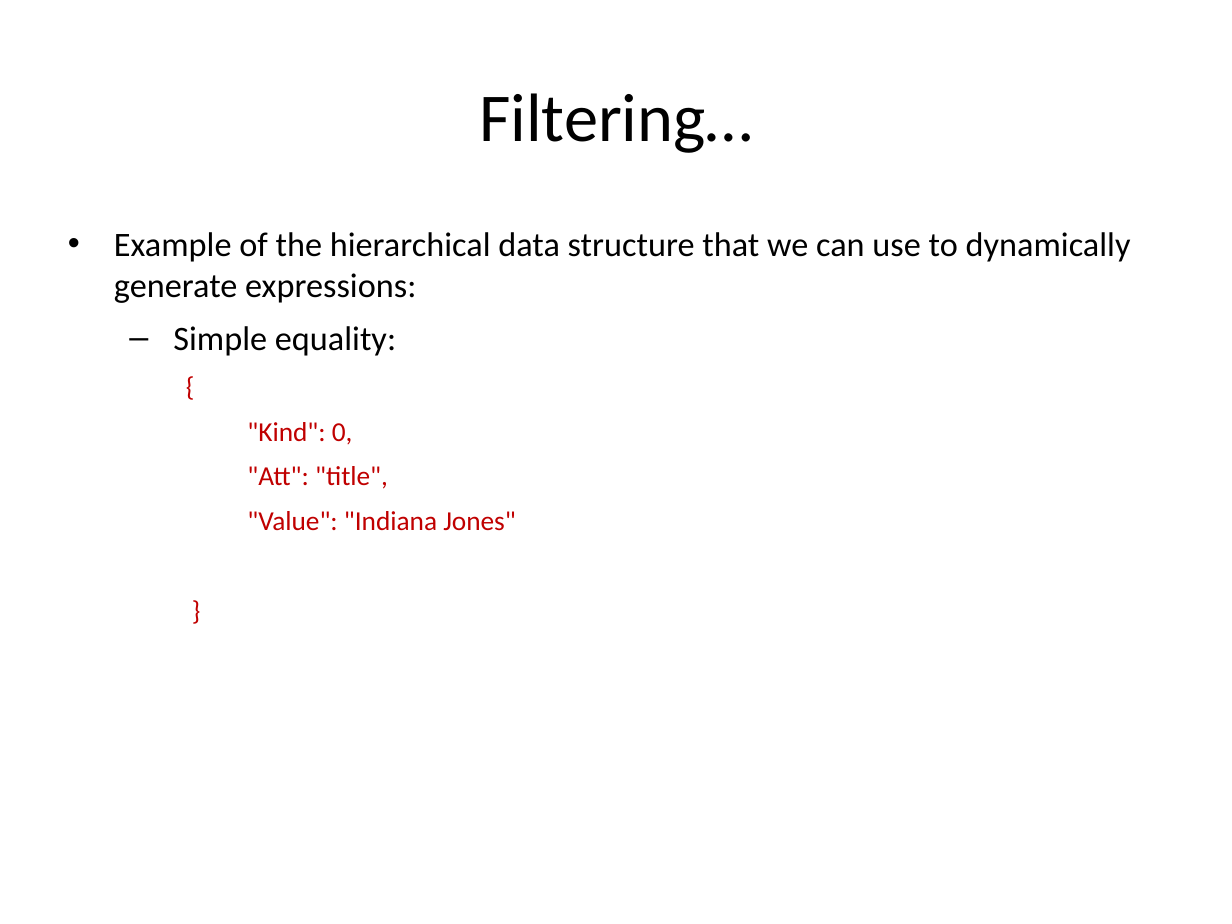
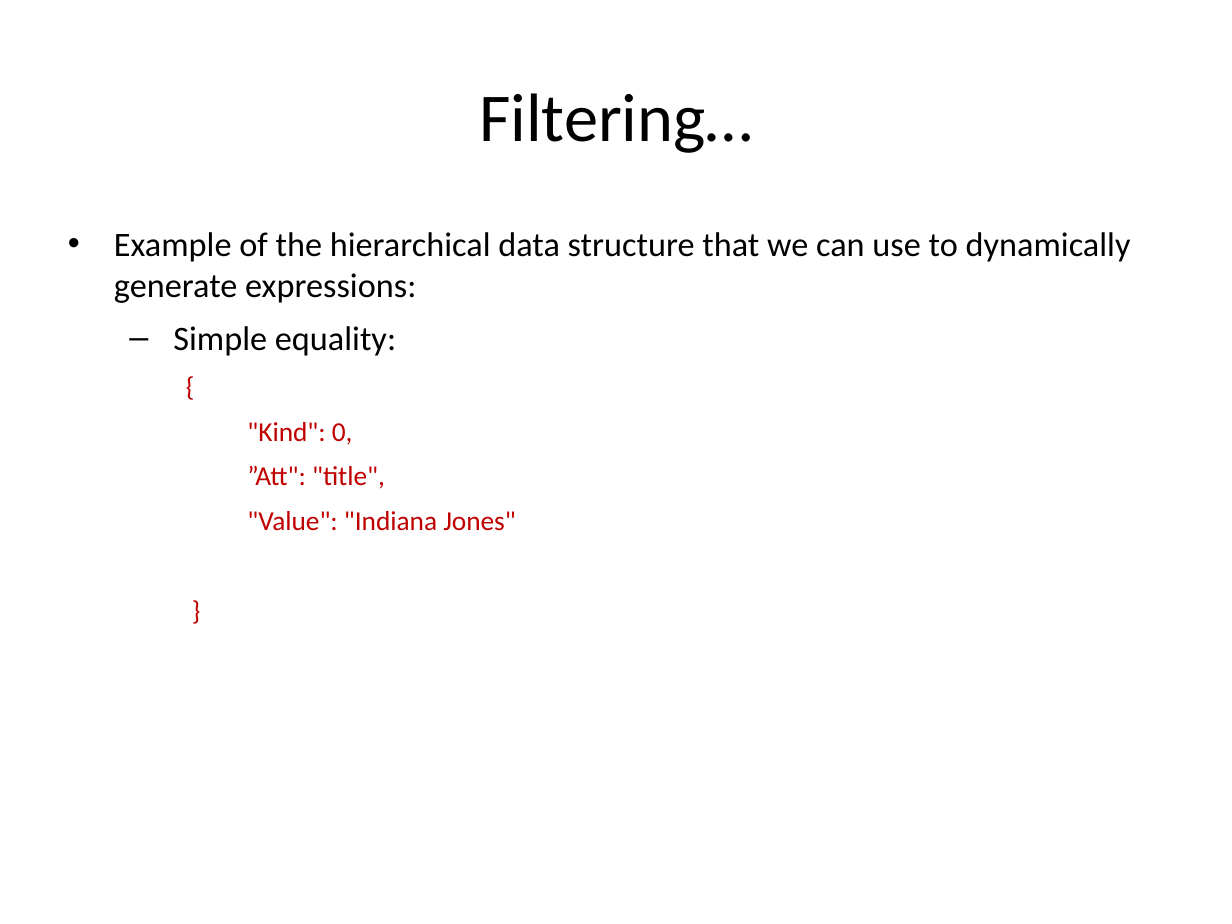
Before and after one commit to hogeschool/Development-5, a slide deck: slide 35 of Lectures/Lecture3/lesson3.pptx. Drawn at 1232x924 pixels with LibreOffice and Linux fonts; fonts in the diff are those of the drawing. Boxes give left, top, right and bottom in pixels: in the first picture for what was removed or moved away, otherwise in the second. Text is boxed around its words. In the diff, an @@ line names an element or a change of style, - is before the commit and + after.

Commit message:
added filtering

```diff
--- a/Lectures/Lecture3/lesson3.pptx
+++ b/Lectures/Lecture3/lesson3.pptx
@@ text at [247, 466, 385, 489]: text changed @@
-    "Att": "title",
+    ”Att": "title",
```
Also in this commit, not shown: 8 other slides changed, 4 slides added, 1 other file.
